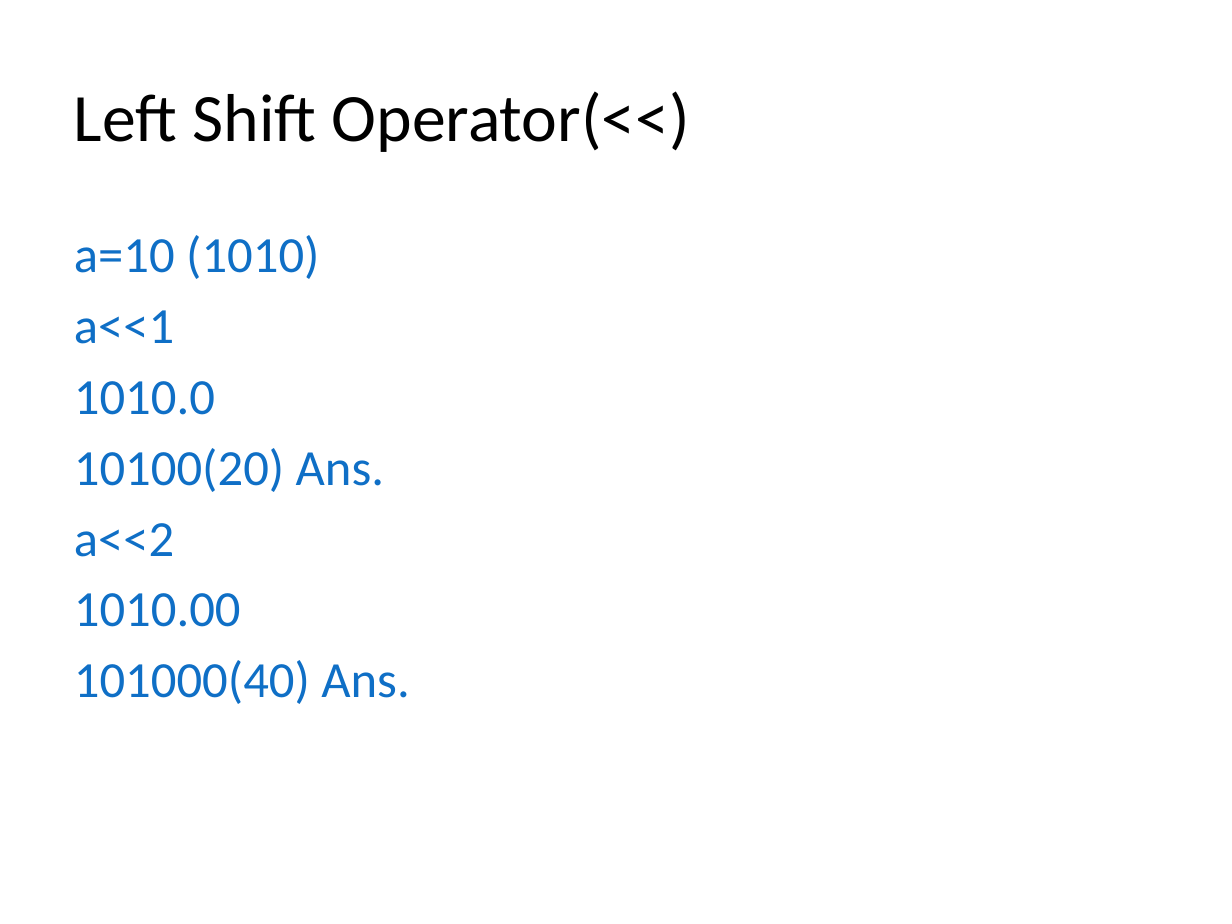
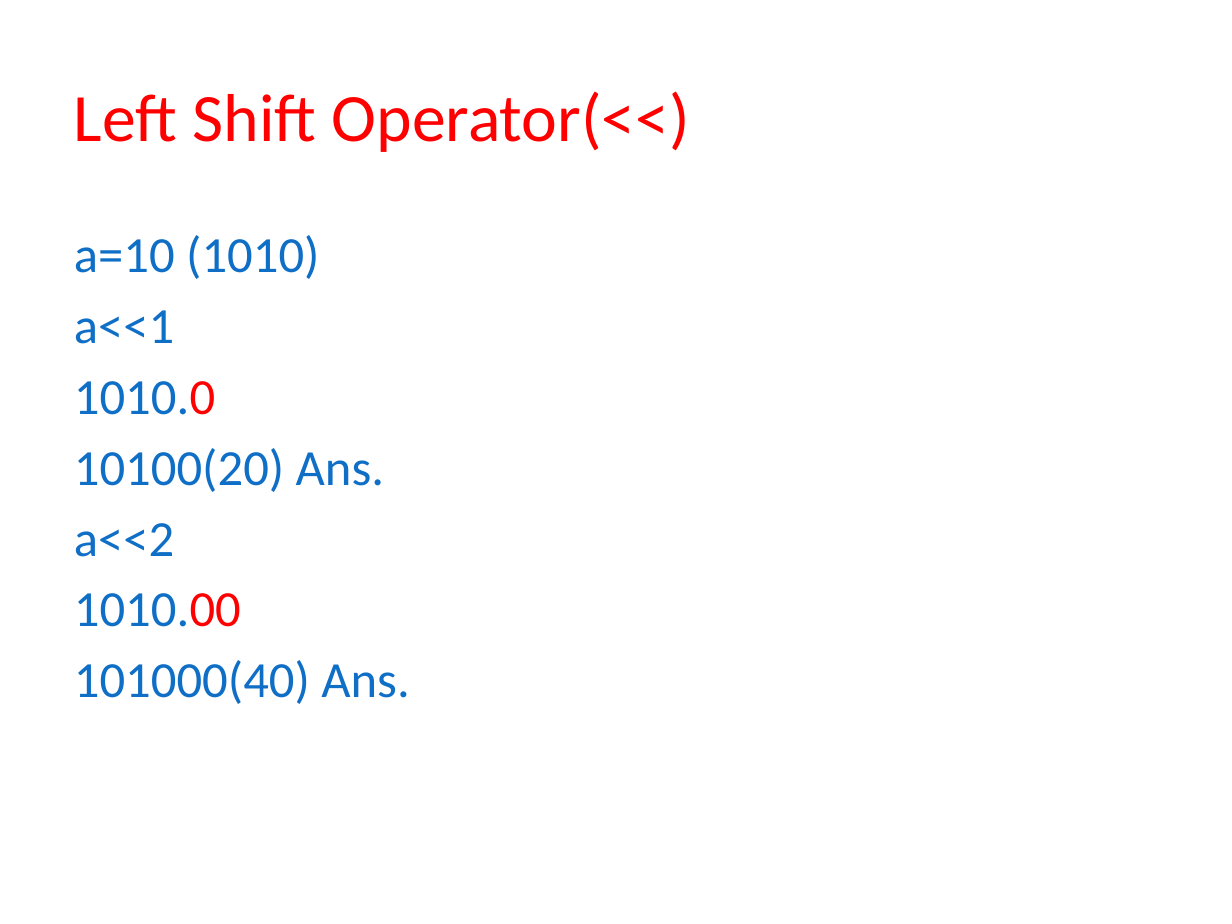
Before and after one commit to vishalamc/CAP489, a slide deck: slide 30 of typescriptVariablesTypesCntrolStructure.pptx (slide 26 before the commit). Drawn at 1232x924 pixels with LibreOffice and Linux fonts; fonts in the diff are those of the drawing; background and template pictures are left out. Boxes give left, top, right and bottom in pixels: in the first picture for what was removed or moved away, otherwise in the second. Text is boxed around its words. In the diff, an @@ line names an element or a change of style, - is before the commit and + after.

```diff
--- a/typescriptVariablesTypesCntrolStructure.pptx
+++ b/typescriptVariablesTypesCntrolStructure.pptx
@@ title "Left Shift Operator(<<)" at (74, 91, 690, 152): text colour #000000 to #FF0000 @@
@@ text at (74, 381, 241, 627): text colour #0F6FC6 to #FF0000 in "1010.0", "1010.00" @@
```
Also in this commit, not shown: 25 other slides changed, 5 slides added, 2 slides removed, 5 other files.
